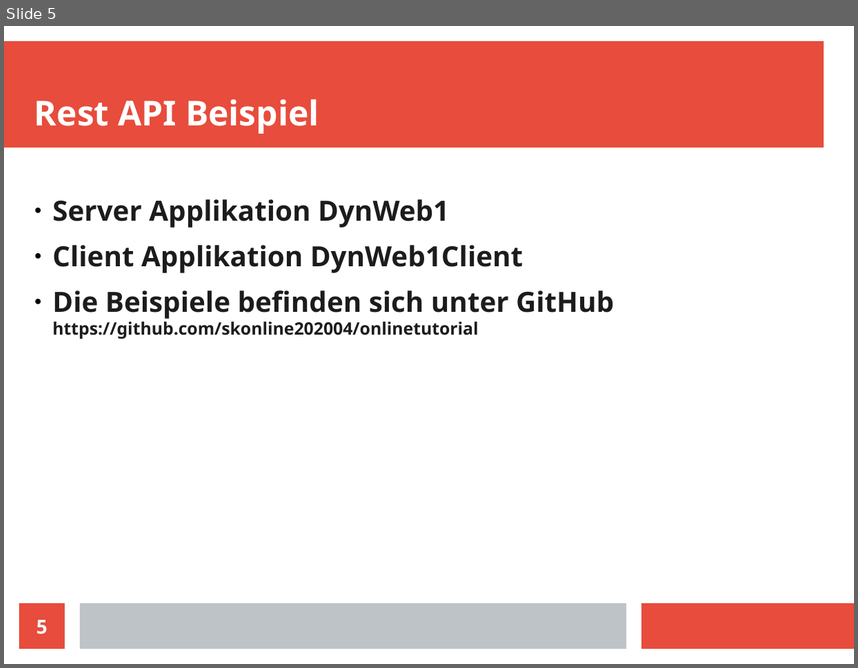
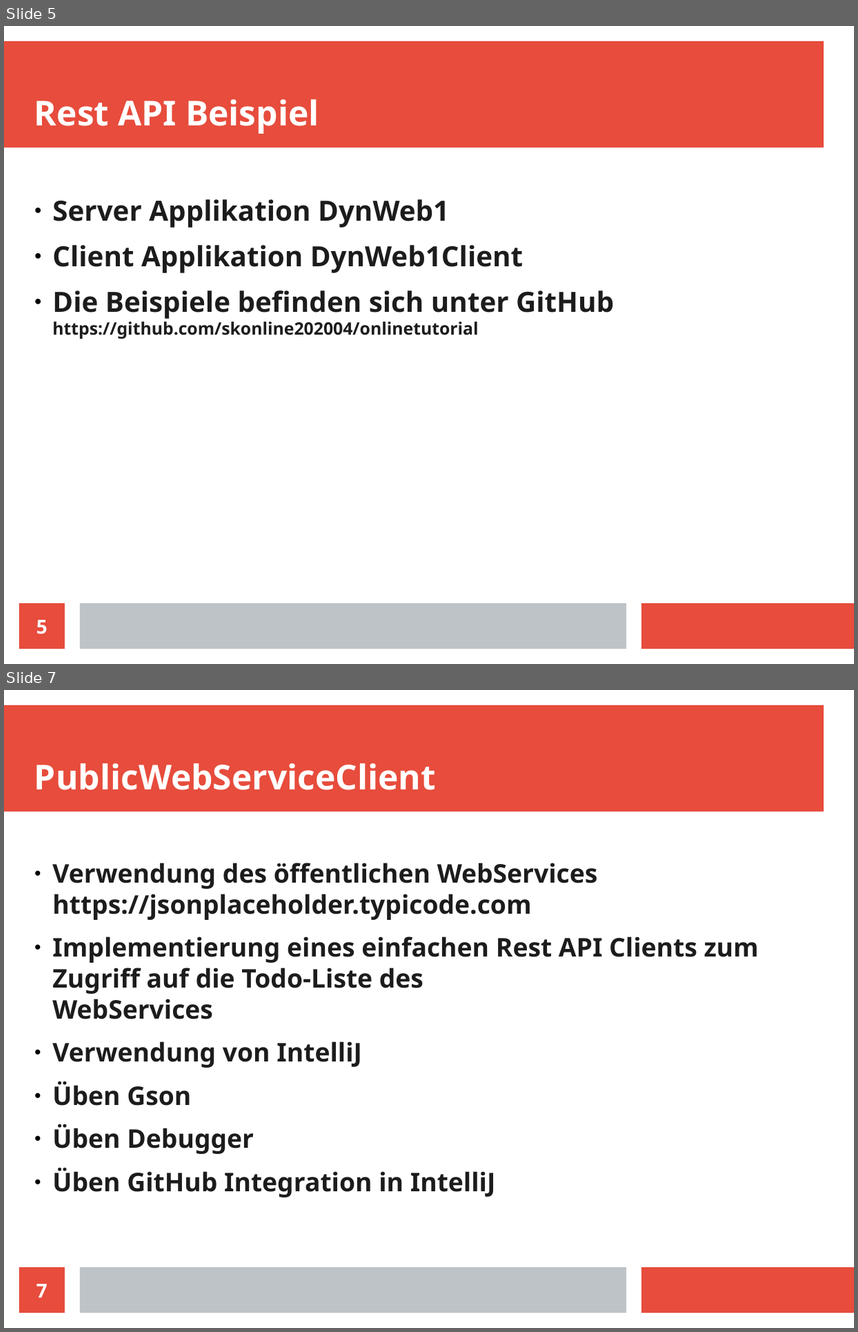
Before and after one commit to skonline202004/onlinetutorial, a slide deck: Themen.odp. Shown one above the other, each under a label of ours: slide 5 before the commit, slides 5 and 7 after it; the slides between them are not shown. The pictures are 858x668 and 858x1332 pixels, drawn with LibreOffice and Linux fonts; fonts in the diff are those of the drawing. Boxes give left, top, right and bottom in pixels: in the first picture for what was removed or moved away, otherwise in the second. Text is boxed around its words. In the diff, an @@ line names an element or a change of style, - is before the commit and + after.

```diff
--- a/Themen.odp
+++ b/Themen.odp
@@ slide 7 added at bbox=[4, 690, 854, 1328], background #FFFFFF; not listed: 3 template elements that a slide beside it also shows @@
@@ title added at bbox=[34, 763, 436, 790], 32 pt, text #FFFFFF, bold @@
+PublicWebServiceClient
@@ text added at bbox=[52, 862, 759, 1197], 24.1 pt, text #1C1C1C, bold @@
+● Verwendung des öffentlichen WebServices
+  https://jsonplaceholder.typicode.com
+● Implementierung eines einfachen Rest API Clients zum Zugriff auf die Todo-Liste des
+  WebServices
+● Verwendung von IntelliJ
+● Üben Gson
+● Üben Debugger
+● Üben GitHub Integration in IntelliJ
@@ page number added at bbox=[19, 1267, 65, 1312], fill #E74C3C, 18 pt, text #FFFFFF, bold @@
+7
```
Also in this commit, not shown: 1 other slide added.
